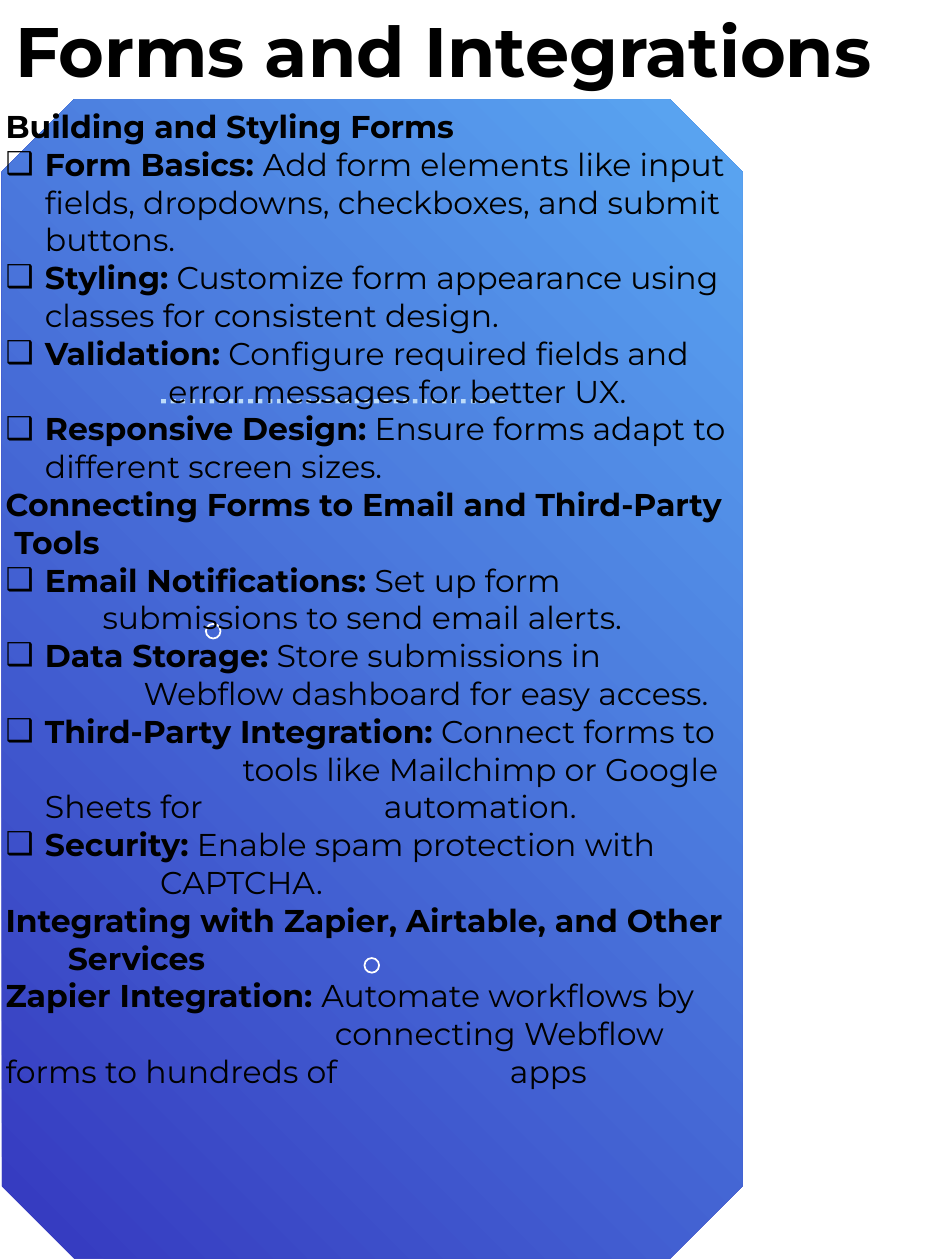
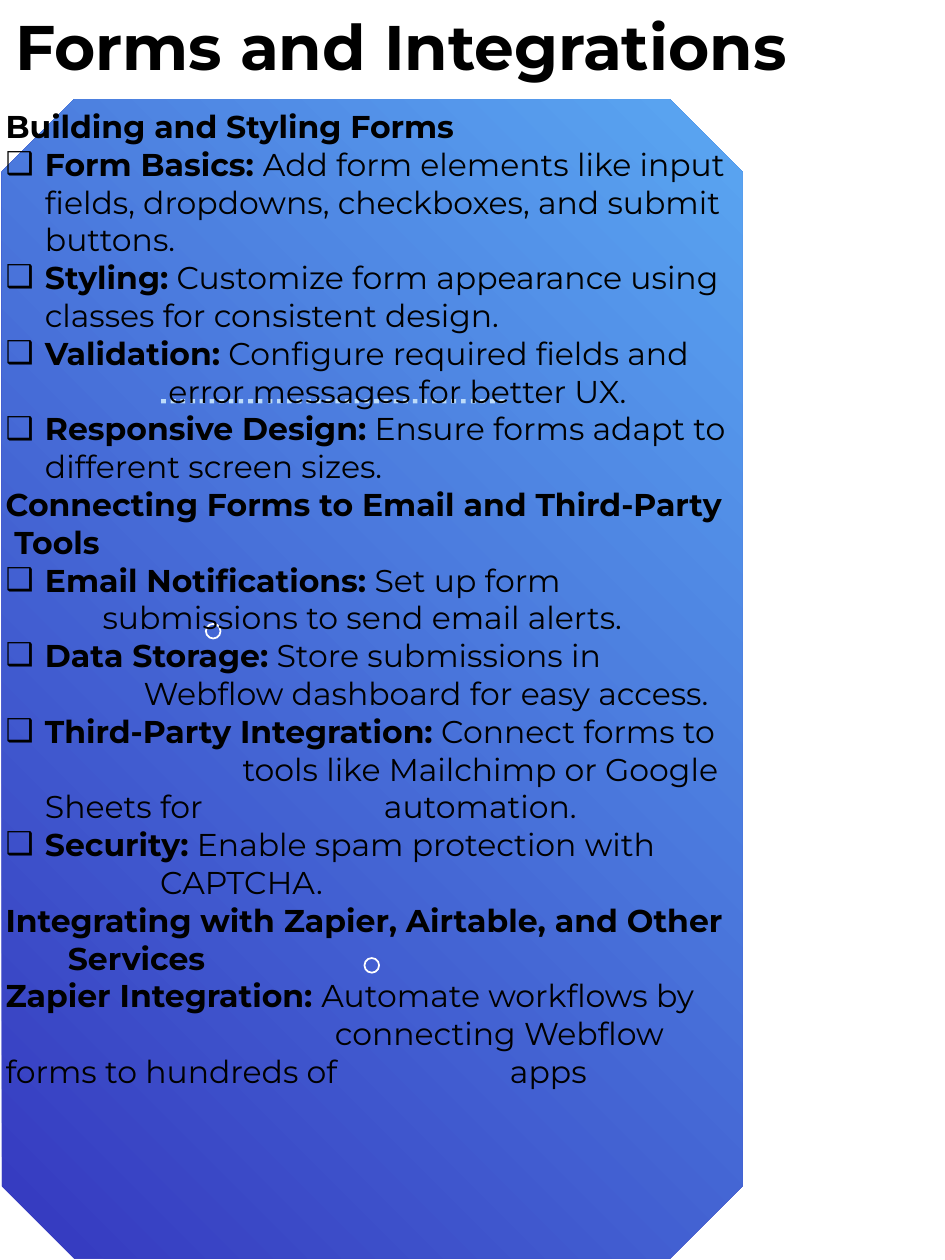
Before and after one commit to ShahzadSarwar10/LOW-CODE-NO-CODE-B-1, a slide deck: slide 9 of Webflow/Week0/WebFlow-WebSite-CMS-App-Platform-Rev1.pptx (slide 6 before the commit). Drawn at 945x1260 pixels with LibreOffice and Linux fonts; fonts in the diff are those of the drawing; background and template pictures are left out. Boxes give left, top, right and bottom in pixels: in the first picture for what was removed or moved away, otherwise in the second. Text is boxed around its words. In the diff, an @@ line names an element or a change of style, - is before the commit and + after.

```diff
--- a/Webflow/Week0/WebFlow-WebSite-CMS-App-Platform-Rev1.pptx
+++ b/Webflow/Week0/WebFlow-WebSite-CMS-App-Platform-Rev1.pptx
@@ text "Forms and Integrations" at (15, 20, 787, 83): size 40 to 36 pt @@
```
Also in this commit, not shown: 1 other slide changed, 5 slides added, 3 other files.
